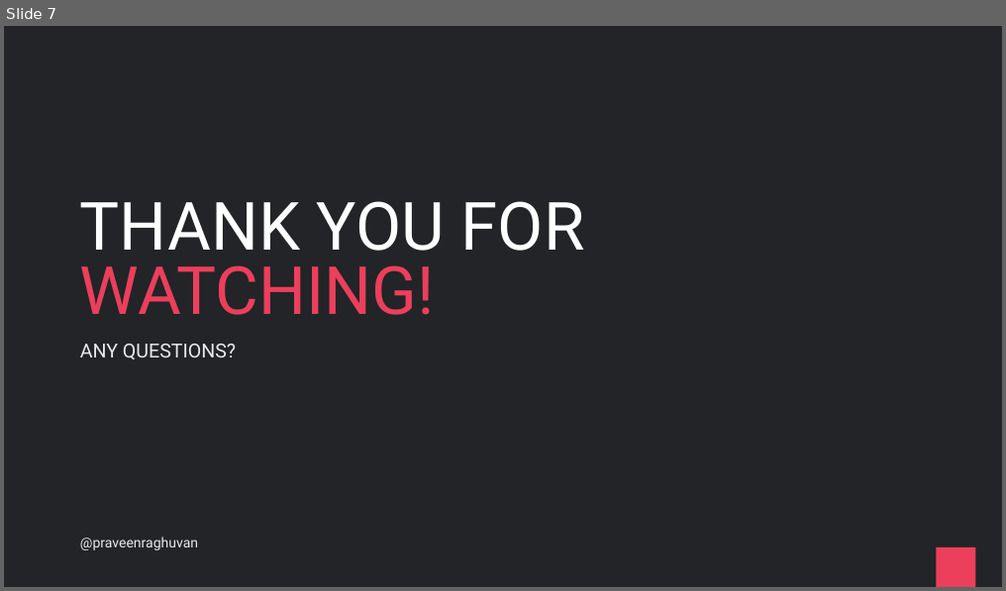
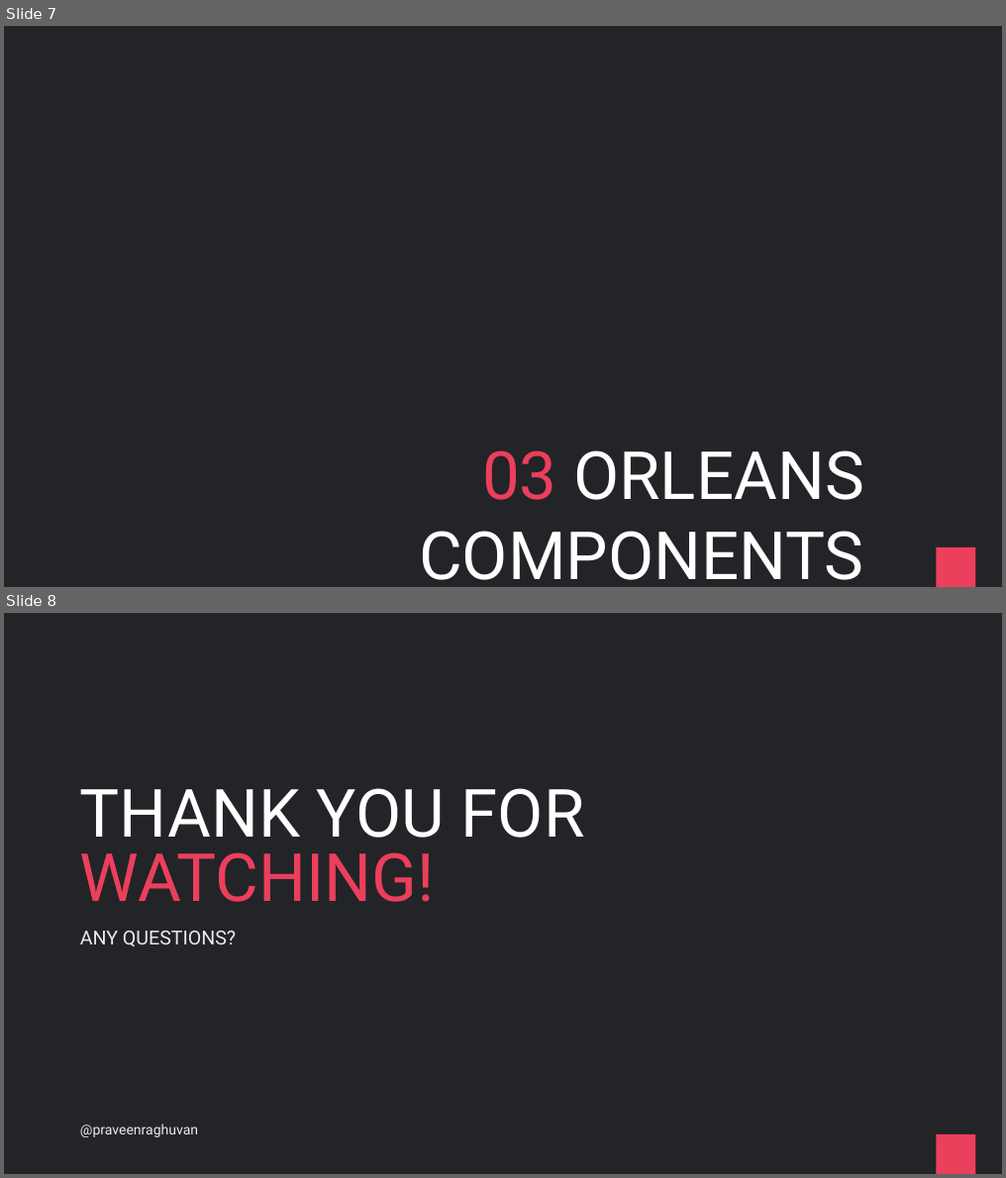
Before and after one commit to praveenraghuvanshi/tech-sessions, a slide deck: drafts/Orleans/ppt/Orleans_draft.pptx. Shown one above the other, each under a label of ours: slide 7 before the commit, slides 7 and 8 after it. The pictures are 1006x591 and 1006x1178 pixels, drawn with LibreOffice and Linux fonts; fonts in the diff are those of the drawing. Boxes give left, top, right and bottom in pixels: in the first picture for what was removed or moved away, otherwise in the second. Text is boxed around its words. In the diff, an @@ line names an element or a change of style, - is before the commit and + after.

Commit message:
Update Microsoft Orleans.md and Orleans_draft.pptx

```diff
--- a/drafts/Orleans/ppt/Orleans_draft.pptx
+++ b/drafts/Orleans/ppt/Orleans_draft.pptx
@@ slide 7 added at [4,26,1002,587], background #222427; not listed: 1 template element that a slide beside it also shows @@
@@ title added at [419,451,864,580], 96 pt, text #FFFFFF @@
+03 ORLEANS COMPONENTS
@@ what was slide 7 is now slide 8 @@
```
Also in this commit, not shown: 1 other file.
